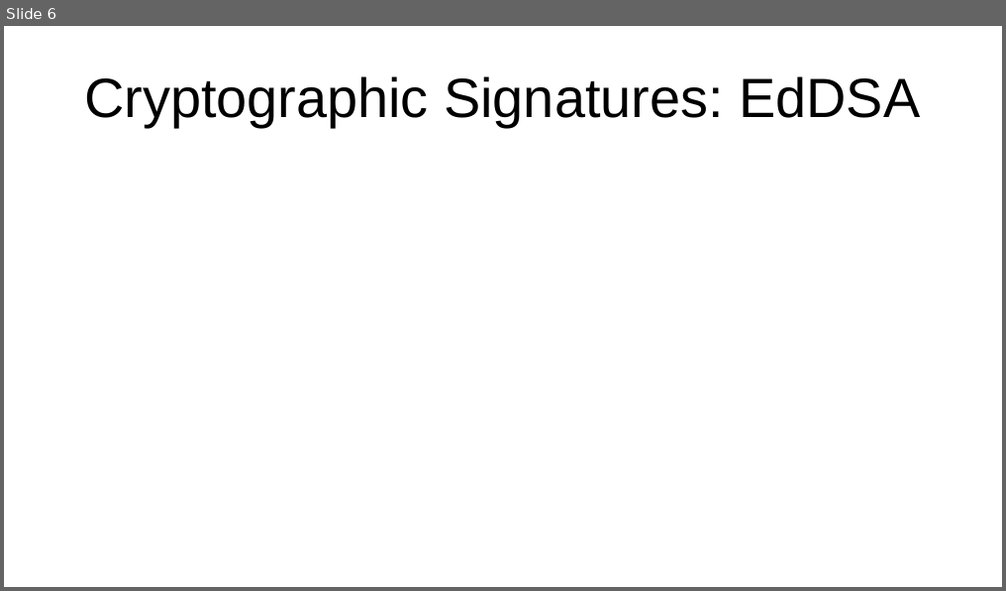
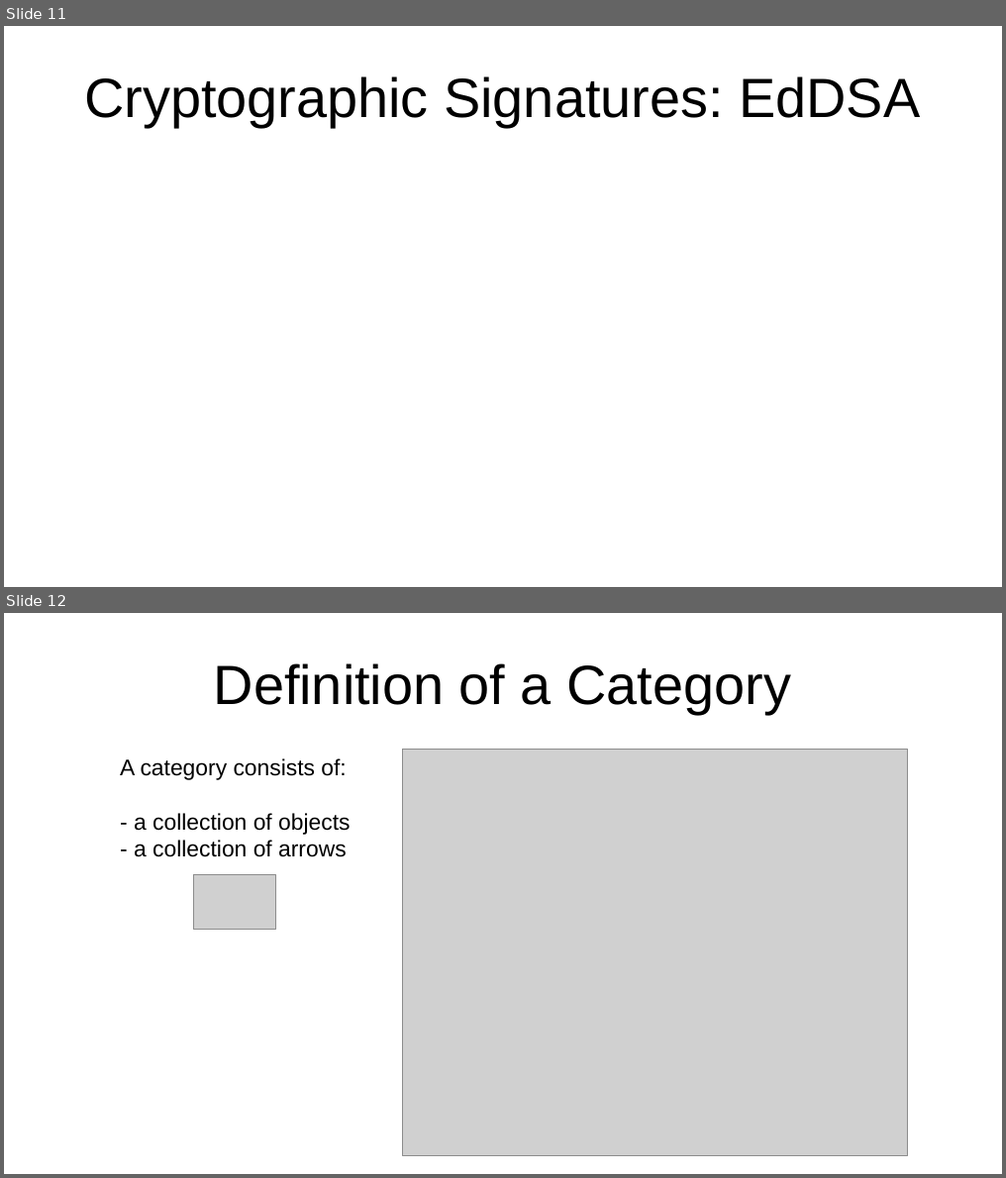
Before and after one commit to bshambaugh/Explorations-of-Category-Theory-for-Self-Sovereign-Identity, a slide deck: resources/IIW35_fA2022_cat_theory_for_SSI.odp. Shown one above the other, each under a label of ours: slide 6 before the commit, slides 11 and 12 after it. The pictures are 1006x591 and 1006x1178 pixels, drawn with LibreOffice and Linux fonts; fonts in the diff are those of the drawing; grey boxes stand for pictures. Boxes give left, top, right and bottom in pixels: in the first picture for what was removed or moved away, otherwise in the second. Text is boxed around its words. In the diff, an @@ line names an element or a change of style, - is before the commit and + after.

Commit message:
add latest work for category theory talk

```diff
--- a/resources/IIW35_fA2022_cat_theory_for_SSI.odp
+++ b/resources/IIW35_fA2022_cat_theory_for_SSI.odp
@@ slide 12 added at (4, 613, 1002, 1174), background #FFFFFF @@
@@ title added at (214, 663, 791, 714), 44 pt, text #000000 @@
+Definition of a Category
@@ text added at (120, 759, 350, 858), 18 pt, text #000000 @@
+A category consists of:
+- a collection of objects
+- a collection of arrows
@@ picture added at (402, 749, 908, 1157) @@
@@ picture added at (193, 875, 275, 930) @@
@@ what was slide 6 is now slide 11 @@
```
Also in this commit, not shown: 5 slides changed, 9 other slides added, 3 slides removed, 1 other file.
